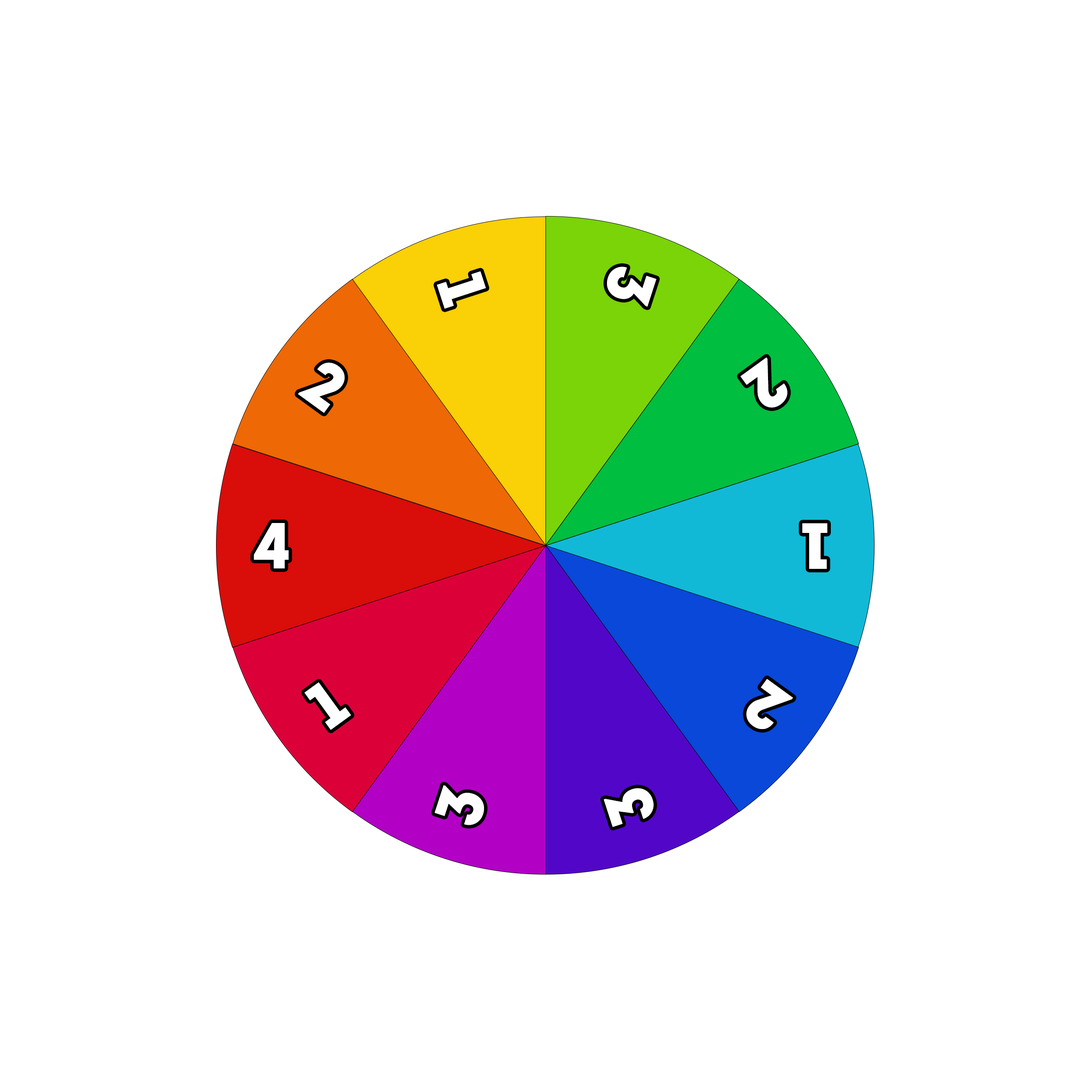
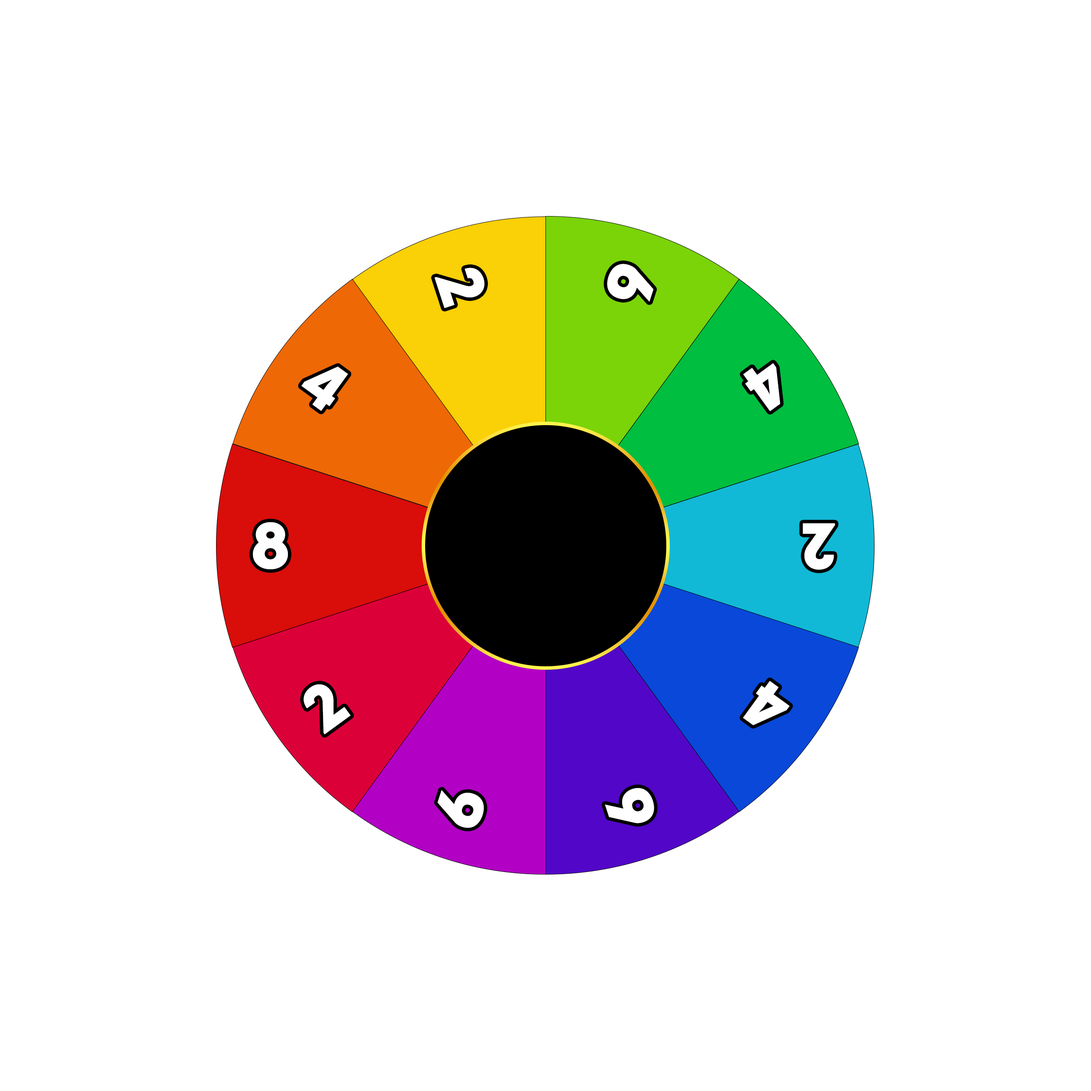
Two versions of the same layered image (1091x1091). Layer-by-layer changes:
added layer "Ellipse 1" in group "Labels" over <box>425,425,667,667</box>
renamed "1" to "2", painted on it over <box>303,682,352,735</box>
renamed "2" to "4", painted on it over <box>740,357,788,412</box>
renamed "3" to "6", painted on it over <box>434,785,485,829</box>
renamed "3" to "6", painted on it over <box>607,263,657,308</box>
renamed "3" to "6", painted on it over <box>603,788,655,828</box>
renamed "1" to "2", painted on it over <box>434,267,487,309</box>
renamed "2" to "4", painted on it over <box>743,679,794,730</box>
renamed "2" to "4", painted on it over <box>297,362,349,414</box>
renamed "1" to "2", painted on it over <box>802,523,836,571</box>
renamed "4" to "8", painted on it over <box>252,522,289,570</box>
